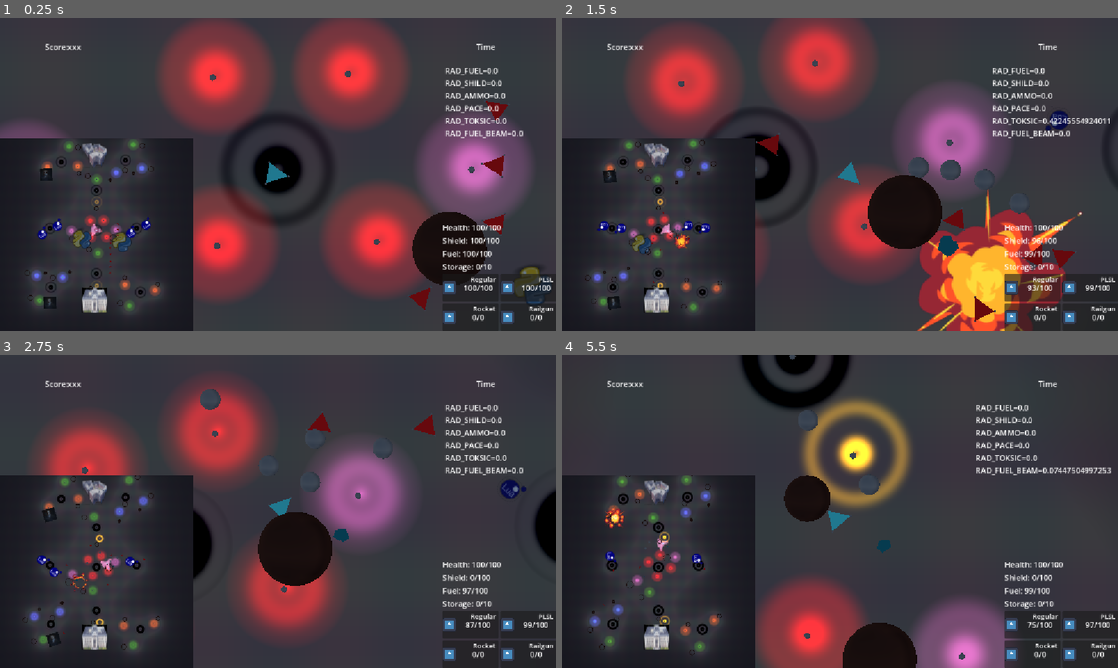
Above: before the commit, frames 1-4 (two rows, left to right).
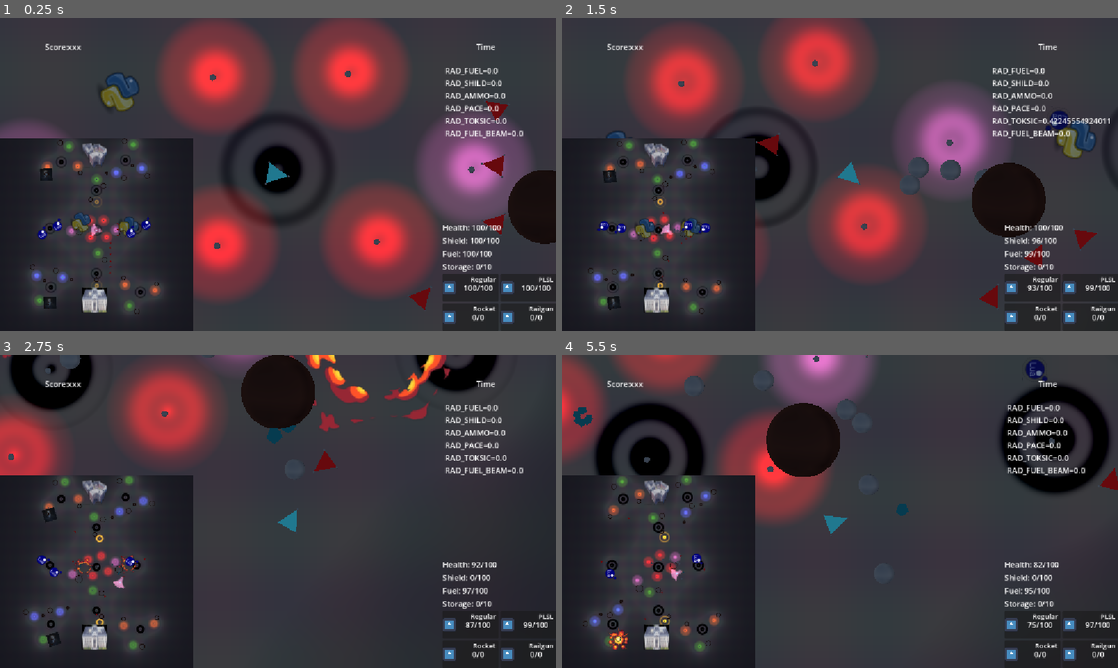
Above: after the commit, the same moments.

Repository: forklovee/SpaceJam2026
Game: Godot game, scene res://main.tscn
Same seed, same stepped clock (60 frames per second), same inputs: the game is played once before the commit and once after it. The engine's default icon, where the game draws it, is replaced by a stand-in: a white triangle on a blue panel in a dark square.
Inputs (mouse positions are in pixels of both pictures, inside the frame that each line leads up to):
- Up to frame 1 (0.25 s): no input
- Up to frame 2 (1.5 s): move the mouse to (962, 158) at 0.52 s; press the mouse at (962, 158) at 0.53 s; hold D (Right) 0.53-1.28 s; move the mouse to (728, 190) at 1.27 s; release the mouse at (728, 190) at 1.28 s; hold S (Down) from 1.28 s (still down); right-click (728, 190) at 1.35 s
- Up to frame 3 (2.75 s): move the mouse to (333, 442) at 2.02 s; release S (Down) at 2.03 s; press the mouse at (333, 442) at 2.03 s; hold D (Right) from 2.03 s (still down)
- Up to frame 4 (5.5 s): move the mouse to (812, 574) at 2.77 s; release D (Right) at 2.78 s; release the mouse at (812, 574) at 2.78 s; hold W (Up) 2.78-3.53 s; right-click (812, 574) at 2.85 s; move the mouse to (1006, 558) at 3.52 s; press the mouse at (1006, 558) at 3.53 s; hold A (Left) 3.53-5.03 s; move the mouse to (673, 464) at 4.27 s; release the mouse at (673, 464) at 4.28 s; right-click (673, 464) at 4.35 s; move the mouse to (867, 511) at 5.02 s; press the mouse at (867, 511) at 5.03 s; hold S (Down) from 5.03 s (still down)

The runs differ from the first frame. In frame 1, 5.3% of the frame differs, in the area x 4-100%, y 17-95%; in frame 2, 13%; in frame 3, 31%; in frame 4, 33%, in the area x 0-100%, y 0-100%.

Commit message:
path
path

Diff:
--- a/Level/enemy_respawn.gd
+++ b/Level/enemy_respawn.gd
@@ -25,6 +25,7 @@
 	if to_spawn>0:
 		time+=delta
 		if time>CullDown:
+			print("RESPAWN")
 			var current_wave:Array=waves[wave_type]
 			if wave_type<2:
 				if id==current_wave.size()-1:
--- a/Level/level.gd
+++ b/Level/level.gd
@@ -3,7 +3,7 @@
 signal crystal_amount_changed(level: Level)
 
 @onready var query_plane: SpacePlane = $Space_BG
-@onready var enemyRespawn: EnemyRespawn = $Base2/EnemyRespawn
+@onready var enemyRespawn: EnemyRespawn = $EnemyBase/EnemyRespawn
 @onready var view: SubViewport = $SubViewport
 
 @export var player_base: Base
--- a/Level/level.tscn
+++ b/Level/level.tscn
@@ -106,7 +106,7 @@
 neg = true
 
 [node name="star_f" type="MeshInstance3D" parent="star_FR" unique_id=415690745 groups=["Star"]]
-transform = Transform3D(-0.5282296, 0, 0.8488462, 0, 0.9999998, 0, -0.8488462, 0, -0.5282296, -20.715414, 0, -18.822462)
+transform = Transform3D(0.21159966, 0, -0.9771183, 0, 0.9999998, 0, 0.9771183, 0, 0.21159966, -20.715414, 0, -18.822462)
 mesh = SubResource("SphereMesh_7dm0k")
 script = ExtResource("1_jglls")
 color = Color(0.13692334, 0.5227604, 4.813075e-07, 1)
@@ -121,10 +121,10 @@
 rot = 0.065
 
 [node name="star_orange" parent="star_FR" unique_id=687839587 instance=ExtResource("6_luomk")]
-transform = Transform3D(0.47767922, 0, -0.877424, 0, 0.99999976, 0, 0.877424, 0, 0.47767922, 1.5636826, 0, 23.72193)
+transform = Transform3D(0.6370713, 0, -0.76951015, 0, 0.99999976, 0, 0.76951015, 0, 0.6370713, 1.5636826, 0, 23.72193)
 
 [node name="star_orange2" parent="star_FR" unique_id=313257437 instance=ExtResource("6_luomk")]
-transform = Transform3D(0.80795395, 0, -0.5875622, 0, 0.99999976, 0, 0.5875622, 0, 0.80795395, 13.588699, 0, -24.018686)
+transform = Transform3D(0.90562075, 0, -0.42169607, 0, 0.99999976, 0, 0.42169607, 0, 0.90562075, 13.588699, 0, -24.018686)
 
 [node name="cristal" parent="star_FR" unique_id=1058605122 instance=ExtResource("9_py82k")]
 transform = Transform3D(0.8140183, 0, 3.231742, 0, 3.333333, 0, -3.231742, 0, 0.8140183, 12.7237015, 0.5512873, 28.397894)
@@ -142,7 +142,7 @@
 neg = true
 
 [node name="star_f" type="MeshInstance3D" parent="star_FR2" unique_id=1118624179 groups=["Star"]]
-transform = Transform3D(-0.5282296, 0, 0.8488462, 0, 0.9999998, 0, -0.8488462, 0, -0.5282296, -20.715414, 0, -18.822462)
+transform = Transform3D(0.21159966, 0, -0.9771183, 0, 0.9999998, 0, 0.9771183, 0, 0.21159966, -20.715414, 0, -18.822462)
 mesh = SubResource("SphereMesh_7dm0k")
 script = ExtResource("1_jglls")
 color = Color(0.13692334, 0.5227604, 4.813075e-07, 1)
@@ -157,10 +157,10 @@
 rot = 0.065
 
 [node name="star_orange" parent="star_FR2" unique_id=194893723 instance=ExtResource("6_luomk")]
-transform = Transform3D(0.47767922, 0, -0.877424, 0, 0.99999976, 0, 0.877424, 0, 0.47767922, 1.5636826, 0, 23.72193)
+transform = Transform3D(0.6370713, 0, -0.76951015, 0, 0.99999976, 0, 0.76951015, 0, 0.6370713, 1.5636826, 0, 23.72193)
 
 [node name="star_orange2" parent="star_FR2" unique_id=1300598705 instance=ExtResource("6_luomk")]
-transform = Transform3D(0.80795395, 0, -0.5875622, 0, 0.99999976, 0, 0.5875622, 0, 0.80795395, 13.588699, 0, -24.018686)
+transform = Transform3D(0.90562075, 0, -0.42169607, 0, 0.99999976, 0, 0.42169607, 0, 0.90562075, 13.588699, 0, -24.018686)
 
 [node name="star_FL" type="MeshInstance3D" parent="." unique_id=1229126835 groups=["Star"]]
 transform = Transform3D(0.07329019, 0, -0.2909701, 0, 0.3, 0, 0.2909701, 0, 0.07329019, 13.868187, 0, -33.897556)
@@ -175,13 +175,13 @@
 neg = true
 
 [node name="star_green" parent="star_FL" unique_id=35454859 instance=ExtResource("6_uqeto")]
-transform = Transform3D(-0.5282296, 0, 0.8488462, 0, 0.9999998, 0, -0.8488462, 0, -0.5282296, -20.715414, 0, -18.822462)
+transform = Transform3D(0.21159966, 0, -0.9771183, 0, 0.9999998, 0, 0.9771183, 0, 0.21159966, -20.715414, 0, -18.822462)
 
 [node name="star_blue" parent="star_FL" unique_id=2068162764 instance=ExtResource("7_luomk")]
-transform = Transform3D(0.8287871, 0, 0.5601523, 0, 0.99999994, 0, -0.5601523, 0, 0.8287871, 15.154943, 0, 19.673292)
+transform = Transform3D(0.9675004, 0, -0.25430095, 0, 0.99999994, 0, 0.25430095, 0, 0.9675004, 15.154943, 0, 19.673292)
 
 [node name="star3" type="MeshInstance3D" parent="star_FL" unique_id=1965202852 groups=["Star"]]
-transform = Transform3D(0.9679971, 0, 0.2522235, 0, 0.99999976, 0, -0.2522235, 0, 0.9679971, 19.428894, 0, -21.920444)
+transform = Transform3D(0.82760584, 0, -0.56193256, 0, 0.99999976, 0, 0.56193256, 0, 0.82760584, 19.428894, 0, -21.920444)
 mesh = SubResource("SphereMesh_7dm0k")
 surface_material_override/0 = SubResource("StandardMaterial3D_0xm2m")
 script = ExtResource("1_jglls")
@@ -213,13 +213,13 @@
 neg = true
 
 [node name="star_green" parent="star_FL2" unique_id=677987566 instance=ExtResource("6_uqeto")]
-transform = Transform3D(-0.5282296, 0, 0.8488462, 0, 0.9999998, 0, -0.8488462, 0, -0.5282296, -20.715414, 0, -18.822462)
+transform = Transform3D(0.21159966, 0, -0.9771183, 0, 0.9999998, 0, 0.9771183, 0, 0.21159966, -20.715414, 0, -18.822462)
 
 [node name="star_blue" parent="star_FL2" unique_id=1318786042 instance=ExtResource("7_luomk")]
-transform = Transform3D(0.8287871, 0, 0.5601523, 0, 0.99999994, 0, -0.5601523, 0, 0.8287871, 15.154943, 0, 19.673292)
+transform = Transform3D(0.9675004, 0, -0.25430095, 0, 0.99999994, 0, 0.25430095, 0, 0.9675004, 15.154943, 0, 19.673292)
 
 [node name="star3" type="MeshInstance3D" parent="star_FL2" unique_id=1390879984 groups=["Star"]]
-transform = Transform3D(0.9679971, 0, 0.2522235, 0, 0.99999976, 0, -0.2522235, 0, 0.9679971, 19.428894, 0, -21.920444)
+transform = Transform3D(0.82760584, 0, -0.56193256, 0, 0.99999976, 0, 0.56193256, 0, 0.82760584, 19.428894, 0, -21.920444)
 mesh = SubResource("SphereMesh_7dm0k")
 surface_material_override/0 = SubResource("StandardMaterial3D_0xm2m")
 script = ExtResource("1_jglls")
@@ -254,10 +254,10 @@
 neg = true
 
 [node name="star_yellow2" parent="starMID_F" unique_id=1358298473 instance=ExtResource("9_jghi6")]
-transform = Transform3D(-0.610689, 0, -0.79077005, 0, 1, 0, 0.79077005, 0, -0.610689, -1.2804388, 0, 18.512566)
+transform = Transform3D(-0.5112409, 0, 0.85839176, 0, 1, 0, -0.85839176, 0, -0.5112409, -1.2804388, 0, 18.512566)
 
 [node name="star_green" parent="starMID_F" unique_id=1507610008 instance=ExtResource("6_uqeto")]
-transform = Transform3D(-0.9146366, 0, -0.40378982, 0, 1, 0, 0.40378982, 0, -0.9146366, 2.1732147, 0, -17.5532)
+transform = Transform3D(0.9971692, 0, 0.072277226, 0, 1, 0, -0.072277226, 0, 0.9971692, 2.1732147, 0, -17.5532)
 
 [node name="starMID_F2" type="MeshInstance3D" parent="." unique_id=1417271142 groups=["Star"]]
 transform = Transform3D(0.30019447, 0, -0.00046803057, 0, 0.29999998, 0, 0.00046803057, 0, 0.30019447, -0.16682053, 0, 20.881256)
@@ -272,10 +272,10 @@
 neg = true
 
 [node name="star_yellow" parent="starMID_F2" unique_id=1718721205 instance=ExtResource("9_jghi6")]
-transform = Transform3D(-0.9875108, 0, 0.15190375, 0, 0.9999999, 0, -0.15190375, 0, -0.9875108, 0.030468851, 0, 19.542702)
+transform = Transform3D(0.5039216, 0, 0.86270636, 0, 0.9999999, 0, -0.86270636, 0, 0.5039216, 0.030468851, 0, 19.542702)
 
 [node name="star_green" parent="starMID_F2" unique_id=453900770 instance=ExtResource("6_uqeto")]
-transform = Transform3D(-0.88649714, 0, -0.4623249, 0, 0.9999999, 0, 0.4623249, 0, -0.88649714, 3.2335594, 0, -32.883648)
+transform = Transform3D(0.9903788, 0, 0.13686496, 0, 0.9999999, 0, -0.13686496, 0, 0.9903788, 3.2335594, 0, -32.883648)
 
 [node name="starMID_F3" type="MeshInstance3D" parent="." unique_id=172486574 groups=["Star"]]
 transform = Transform3D(0.30019447, 0, -0.00046803057, 0, 0.29999998, 0, 0.00046803057, 0, 0.30019447, -0.16682053, 0, -0.13560104)
@@ -290,22 +290,22 @@
 neg = true
 
 [node name="star_pink" parent="starMID_F3" unique_id=747605801 instance=ExtResource("7_l5n2q")]
-transform = Transform3D(0.7211542, 0, 0.6934308, 0, 0.99999994, 0, -0.6934308, 0, 0.7211542, 31.454226, 0, 0.40267068)
+transform = Transform3D(-0.5386767, 0, 0.84307873, 0, 0.99999994, 0, -0.84307873, 0, -0.5386767, 31.454226, 0, 0.40267068)
 
 [node name="star_pink2" parent="starMID_F3" unique_id=585161896 instance=ExtResource("7_l5n2q")]
-transform = Transform3D(0.34111506, 0, 0.9405079, 0, 0.99999994, 0, -0.9405079, 0, 0.34111506, -40.189075, 0, 0.5143692)
+transform = Transform3D(-0.85544604, 0, 0.51882076, 0, 0.99999994, 0, -0.51882076, 0, -0.85544604, -40.189075, 0, 0.5143692)
 
 [node name="star_red" parent="starMID_F3" unique_id=261927623 instance=ExtResource("8_cv6tn")]
-transform = Transform3D(0.94341874, 0, -0.33234853, 0, 0.99999994, 0, 0.33234853, 0, 0.94341874, 12.120184, 0, -15.307797)
+transform = Transform3D(-0.8785524, 0, -0.47822887, 0, 0.99999994, 0, 0.47822887, 0, -0.8785524, 12.120184, 0, -15.307797)
 
 [node name="star_red2" parent="starMID_F3" unique_id=1491284656 instance=ExtResource("8_cv6tn")]
-transform = Transform3D(0.9600428, 0, -0.2807121, 0, 0.99999994, 0, 0.2807121, 0, 0.9600428, -9.49486, 0, -15.274097)
+transform = Transform3D(-0.8513271, 0, -0.52514976, 0, 0.99999994, 0, 0.52514976, 0, -0.8513271, -9.49486, 0, -15.274097)
 
 [node name="star_red3" parent="starMID_F3" unique_id=1700424049 instance=ExtResource("8_cv6tn")]
-transform = Transform3D(0.97123384, 0, -0.2391793, 0, 0.99999994, 0, 0.2391793, 0, 0.97123384, -9.452894, 0, 11.6428)
+transform = Transform3D(-0.8279739, 0, -0.5612728, 0, 0.99999994, 0, 0.5612728, 0, -0.8279739, -9.452894, 0, 11.6428)
 
 [node name="star_red4" parent="starMID_F3" unique_id=108957794 instance=ExtResource("8_cv6tn")]
-transform = Transform3D(0.98855835, 0, -0.1524712, 0, 0.99999994, 0, 0.1524712, 0, 0.98855835, 16.032019, 0, 11.603066)
+transform = Transform3D(-0.7751668, 0, -0.6321981, 0, 0.99999994, 0, 0.6321981, 0, -0.7751668, 16.032019, 0, 11.603066)
 
 [node name="Space_BG" type="MeshInstance3D" parent="." unique_id=1451238334 node_paths=PackedStringArray("input_stars")]
 transform = Transform3D(100, 0, 0, 0, 100, 0, 0, 0, 100, 0.148, 0, -0.1)
--- a/Objects/Base/Base.tscn
+++ b/Objects/Base/Base.tscn
@@ -5,7 +5,7 @@
 [ext_resource type="Texture2D" uid="uid://b84ysw4g1x5ie" path="res://Arty/bazy/FAIS_wycięty.png" id="3_7ckc5"]
 
 [sub_resource type="SphereShape3D" id="SphereShape3D_i283b"]
-radius = 1.615857
+radius = 2.6762288
 
 [sub_resource type="CylinderMesh" id="CylinderMesh_j1vqp"]
 
@@ -28,6 +28,8 @@
 albedo_texture = ExtResource("3_7ckc5")
 
 [node name="Base" type="Area3D" unique_id=1098030614]
+collision_layer = 3
+collision_mask = 3
 script = ExtResource("1_j1vqp")
 
 [node name="CollisionShape3D" type="CollisionShape3D" parent="." unique_id=1477887116]
--- a/Objects/Base/base.gd
+++ b/Objects/Base/base.gd
@@ -23,6 +23,25 @@
 				ship.storage=0
 				ship.transfer_crystal()
 				Game.player_score+=c
+	else:
+		$MeshInstance3D/OmniLight3D.visible=false
+		#if !get_overlapping_bodies().is_empty():
+		#	print(get_overlapping_bodies())
+		for b in get_overlapping_bodies():
+			if b.is_in_group("EnemyShip"):
+				#print("##########333")
+				var ship:Ship=b
+				$MeshInstance3D/OmniLight3D.visible=true
+				var c=ship.storage
+				if c>0:
+					print("Enemy transfer:",c)
+				ship.storage=0
+				ship.transfer_crystal()
+				Game.enemy_score+=c
+				#TMP
+				if c>0:
+					print("FAKE DIE")
+					ship.damage(null,10000.0)#TODO
 
 
 #func _on_body_entered(body: Node3D) -> void:
--- a/Ship/EnemyShip/enemy_on_die.gd
+++ b/Ship/EnemyShip/enemy_on_die.gd
@@ -3,4 +3,4 @@
 
 func _on_base_enemy_ship_died(ship: Ship) -> void:
 	print("ENEMY DIE!!!!!!!!")
-	#Game.level.enemyRespawn.to_spawn+=1
+	Game.level.enemyRespawn.to_spawn+=1
--- a/Ship/ship.gd
+++ b/Ship/ship.gd
@@ -61,7 +61,8 @@
 	self.use_fuel(-fuel)
 	var sh=30.0*delta*radiation_query.data[Star3D.RaditionType.SHILD]
 	self.add_shield(self,1 if randf()<sh else 0)
-	var tok=30.0*delta*radiation_query.data[Star3D.RaditionType.TOKSIC]
+	var tok_multi=30.0 if self.is_in_group("PlayerShip") else 10.0
+	var tok=tok_multi*delta*radiation_query.data[Star3D.RaditionType.TOKSIC]
 	self.damage(self,4 if randf()<tok else 0)
 	var amm=10.0*delta*radiation_query.data[Star3D.RaditionType.AMMO]
 	if randf()<amm:
@@ -128,7 +129,8 @@
 		health = clamp(health-value, 0, max_health)
 		#print(self, "(", health, "/", max_health,")"," damaged by ", instigator, " with ", value, "DMG")
 		health_changed.emit(self)
-		got_damage.emit(self, instigator)
+		if instigator!=null:
+			got_damage.emit(self, instigator)
 		if health <= 0:
 			_on_died()
 	else:
